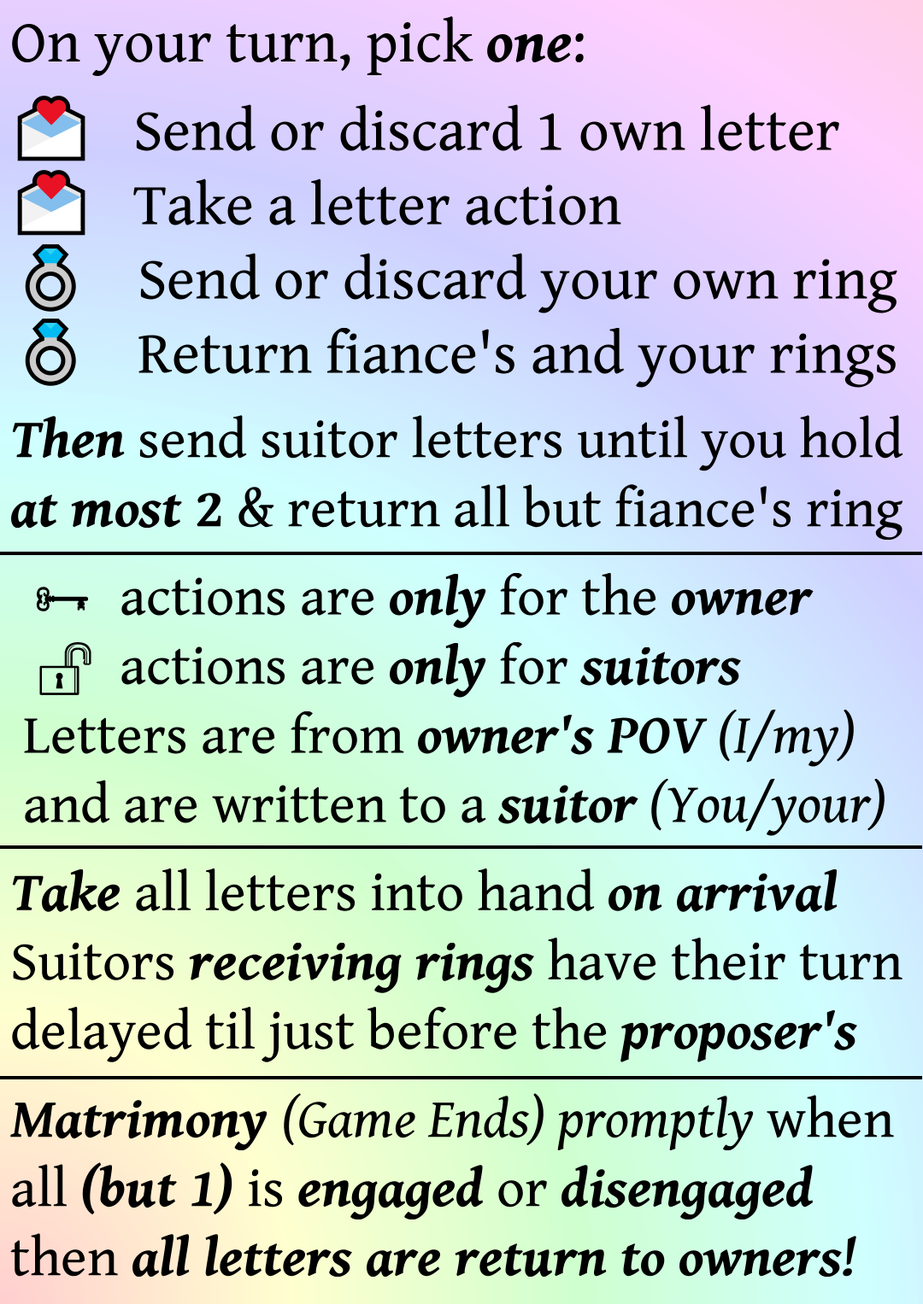
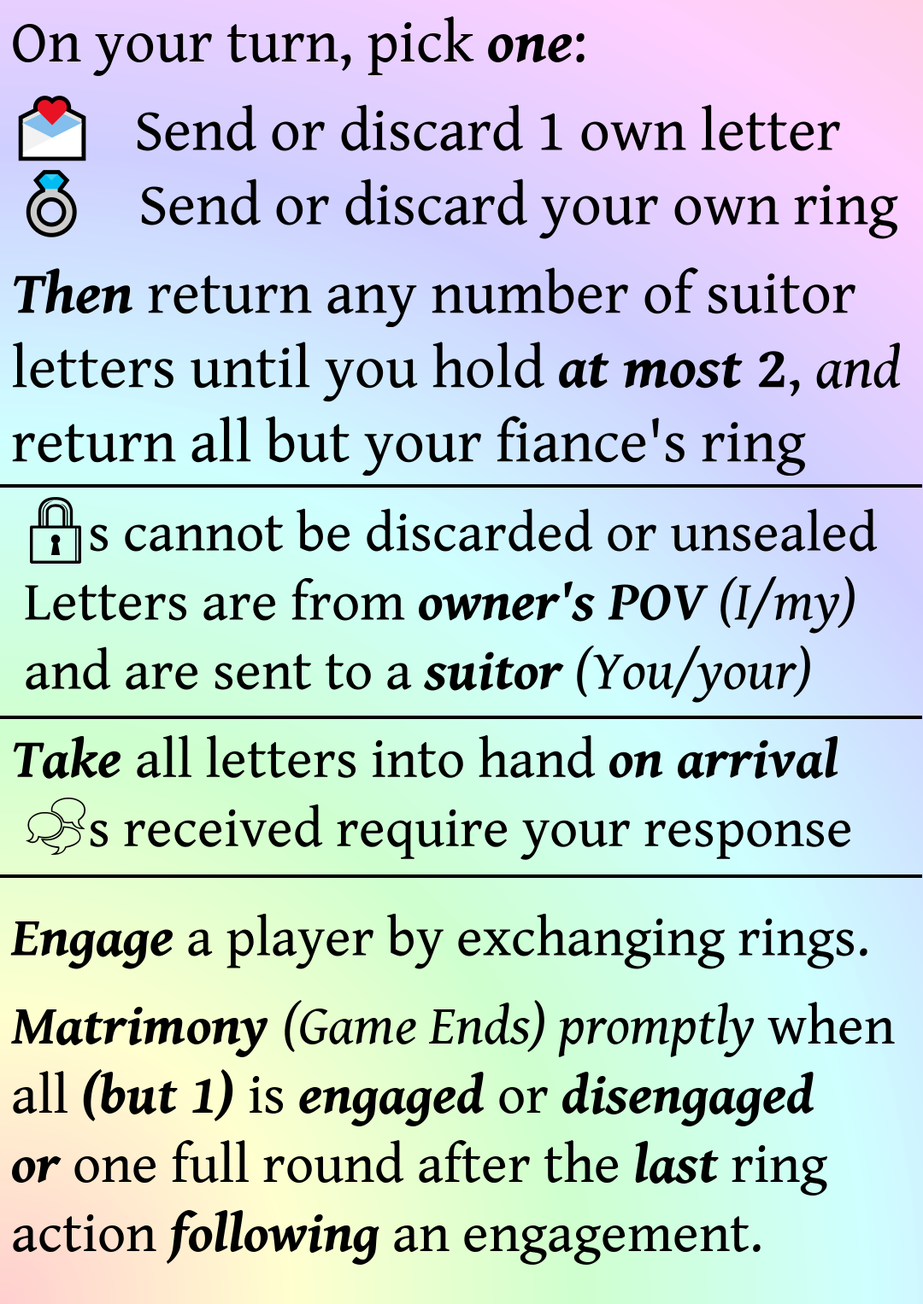
Before/after of a w=923, h=1304 layered artwork. What changed in the layer stack:
hid "Unlocked 1" over left=39, top=642, right=92, bottom=696
hid "Personal 1" over left=35, top=586, right=89, bottom=612
painted on "divider" over left=0, top=484, right=922, bottom=1080
added layer "Lock" above "Talky" over left=29, top=497, right=82, bottom=564
added layer "Talky" above "icon back #4" over left=25, top=797, right=86, bottom=856
painted on "On your turn, pick one: ..." over left=10, top=16, right=903, bottom=1278
